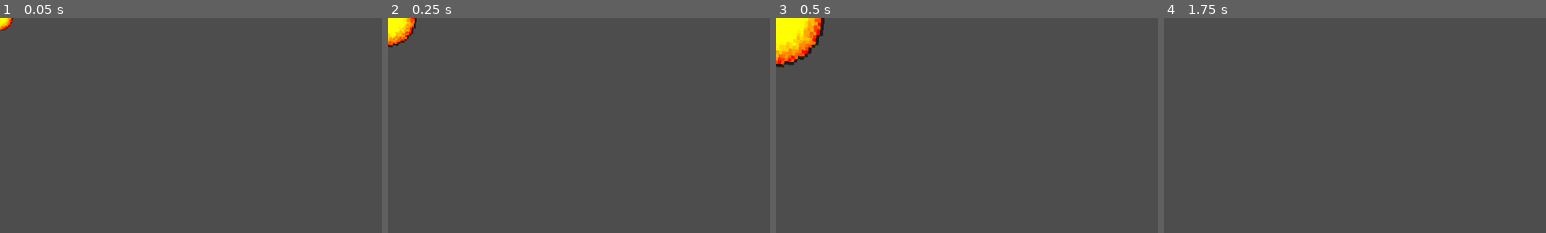
Above: before the commit, frames 1-4 (left to right).
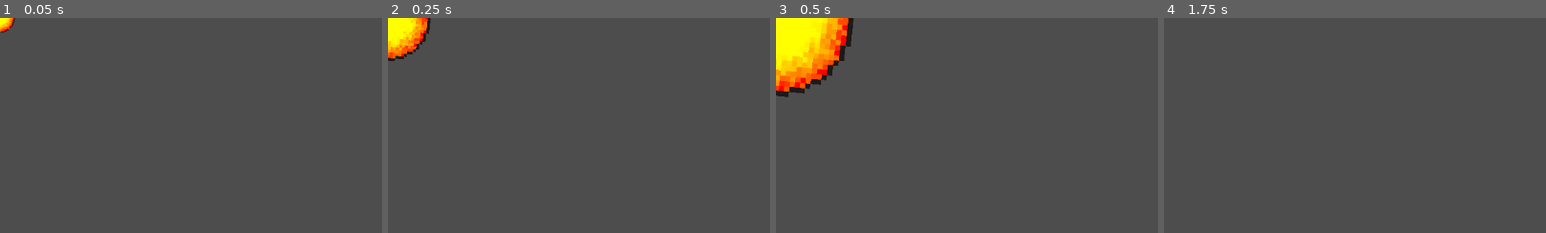
Above: after the commit, the same moments.

Repository: Archaversine/minesweeper2
Game: Godot game, scene res://explosion.tscn
Same seed, same stepped clock (60 frames per second), same inputs: the game is played once before the commit and once after it. The project has no main scene, so this scene is started directly.
Inputs (mouse positions are % of the whole screen's width and height, from its top left):
- Up to frame 1 (0.05 s): no input
- Up to frame 2 (0.25 s): no input
- Up to frame 3 (0.5 s): no input
- Up to frame 4 (1.75 s): move the mouse to (72, 45) at 0.52 s; hold Right (ui_right) 0.53-1.28 s; tap Space (flag_tile) at 0.6 s; tap Enter at 1.25 s; move the mouse to (30, 55) at 1.27 s; hold Down (ui_down) from 1.28 s (still down); click (30, 55) at 1.35 s
The pictures show only the part of the screen within x 0-50%, y 0-50%; the shares and areas given below are measured in that part.

The runs differ from the first frame. In frame 1, 0.1% of the frame differs, in the area x 0-4%, y 0-7%; in frame 2, 1.4%; in frame 3, 5.0%, in the area x 0-21%, y 0-37%; in frame 4, nothing differs.

Commit message:
Better explosions

Diff:
--- a/explosion.tscn
+++ b/explosion.tscn
@@ -17,7 +17,7 @@
 "times": PackedFloat32Array(0, 0.5, 1),
 "transitions": PackedFloat32Array(1, 1, 1),
 "update": 0,
-"values": [Vector2(1, 1), Vector2(5, 5), Vector2(7, 7)]
+"values": [Vector2(1, 1), Vector2(8, 8), Vector2(10, 10)]
 }
 tracks/1/type = "value"
 tracks/1/imported = false
@@ -53,7 +53,7 @@
 "times": PackedFloat32Array(0, 0.5, 1),
 "transitions": PackedFloat32Array(1, 1, 1),
 "update": 0,
-"values": [Vector2(0.2, 0.2), Vector2(1, 1), Vector2(0.2, 0.2)]
+"values": [Vector2(0.2, 0.2), Vector2(1.6, 1.6), Vector2(0.2, 0.2)]
 }
 tracks/4/type = "value"
 tracks/4/imported = false
--- a/tile_map.tscn
+++ b/tile_map.tscn
@@ -115,7 +115,6 @@
 2:2/0/physics_layer_0/linear_velocity = Vector2(0, 0)
 2:2/0/physics_layer_0/angular_velocity = 0.0
 2:2/0/physics_layer_0/polygon_0/points = PackedVector2Array(-5, -5, 5, -5, 5, 5, -5, 5)
-2:2/0/custom_data_0 = true
 0:3/0 = 0
 0:3/0/physics_layer_0/linear_velocity = Vector2(0, 0)
 0:3/0/physics_layer_0/angular_velocity = 0.0
